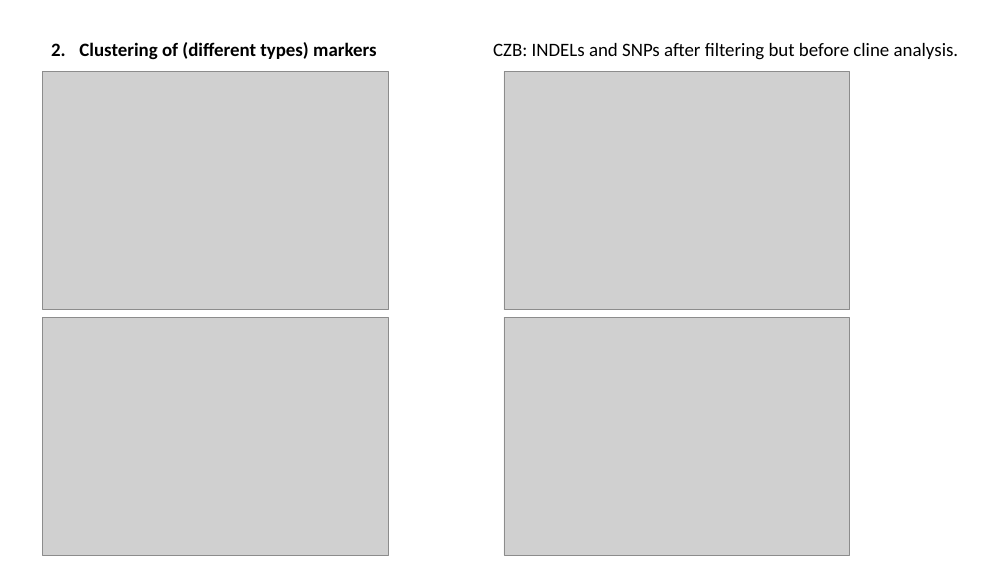
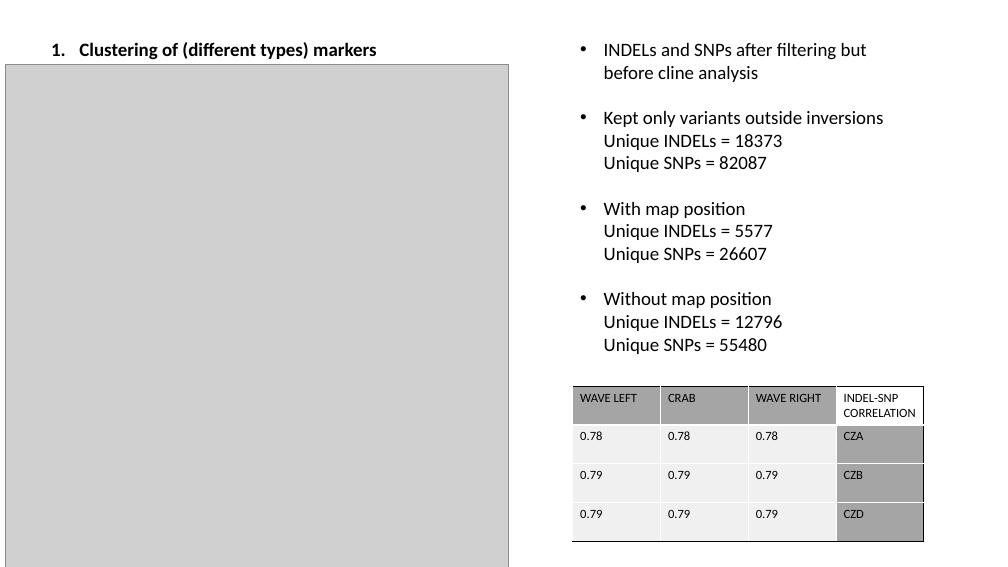
Before and after one commit to sam0per/Littorina_saxatilis_short_variants, a slide deck: slide 4 of short_genetic_variants/docs/short_indels_v02.pptx (slide 6 before the commit). Drawn at 1008x567 pixels with LibreOffice and Linux fonts; fonts in the diff are those of the drawing; grey boxes stand for pictures. Boxes give left, top, right and bottom in pixels: in the first picture for what was removed or moved away, otherwise in the second. Text is boxed around its words. In the diff, an @@ line names an element or a change of style, - is before the commit and + after.

Commit message:
inversions and without inversions

```diff
--- a/short_genetic_variants/docs/short_indels_v02.pptx
+++ b/short_genetic_variants/docs/short_indels_v02.pptx
@@ text removed at <box>493,43,959,60</box> @@
-CZB: INDELs and SNPs after filtering but before cline analysis.
@@ text added at <box>604,43,883,354</box>, 18 pt, text #000000 @@
+• INDELs and SNPs after filtering but before cline analysis
+• Kept only variants outside inversions
+  Unique INDELs = 18373
+  Unique SNPs = 82087
+• With map position
+  Unique INDELs = 5577
+  Unique SNPs = 26607
+• Without map position
+  Unique INDELs = 12796
+  Unique SNPs = 55480
@@ picture added at <box>5,64,508,567</box> @@
@@ picture removed at <box>43,72,389,310</box> @@
@@ picture removed at <box>504,72,850,310</box> @@
@@ picture removed at <box>43,317,389,555</box> @@
@@ picture removed at <box>504,317,850,555</box> @@
@@ table added at <box>572,386,923,541</box>, 4 rows, 4 columns @@
+WAVE LEFT | CRAB | WAVE RIGHT | INDEL-SNP CORRELATION
+0.78 | 0.78 | 0.78 | CZA
+0.79 | 0.79 | 0.79 | CZB
+0.79 | 0.79 | 0.79 | CZD
```
Also in this commit, not shown: 4 other slides changed, 5 slides added, 10 slides removed, 6 other files.
